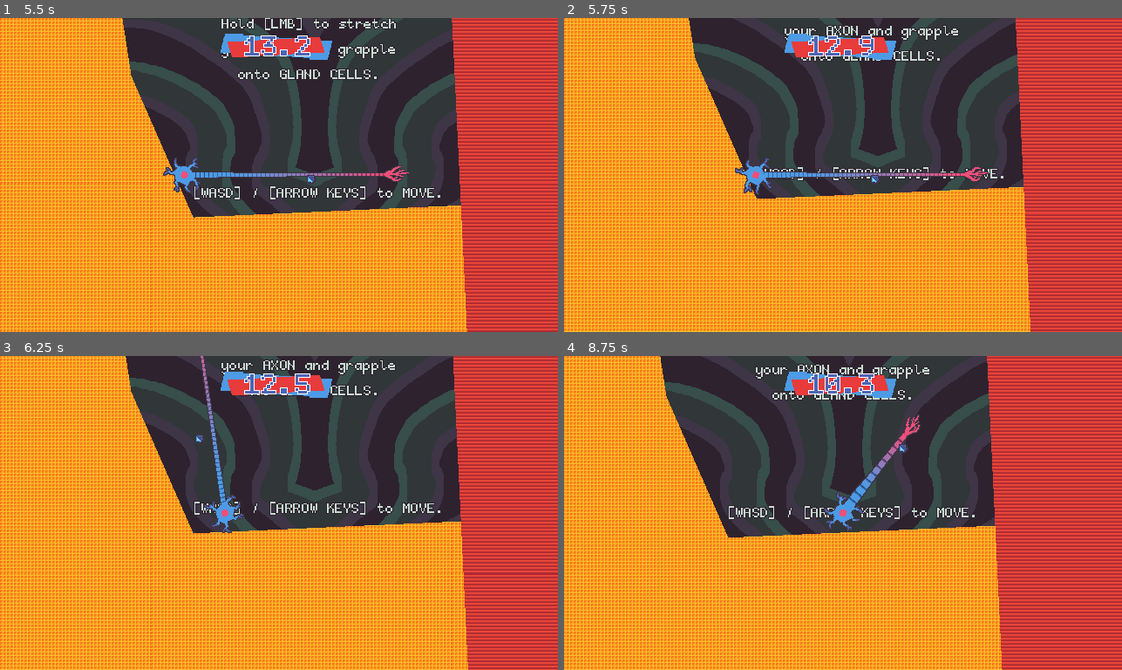
Above: before the commit, frames 1-4 (two rows, left to right).
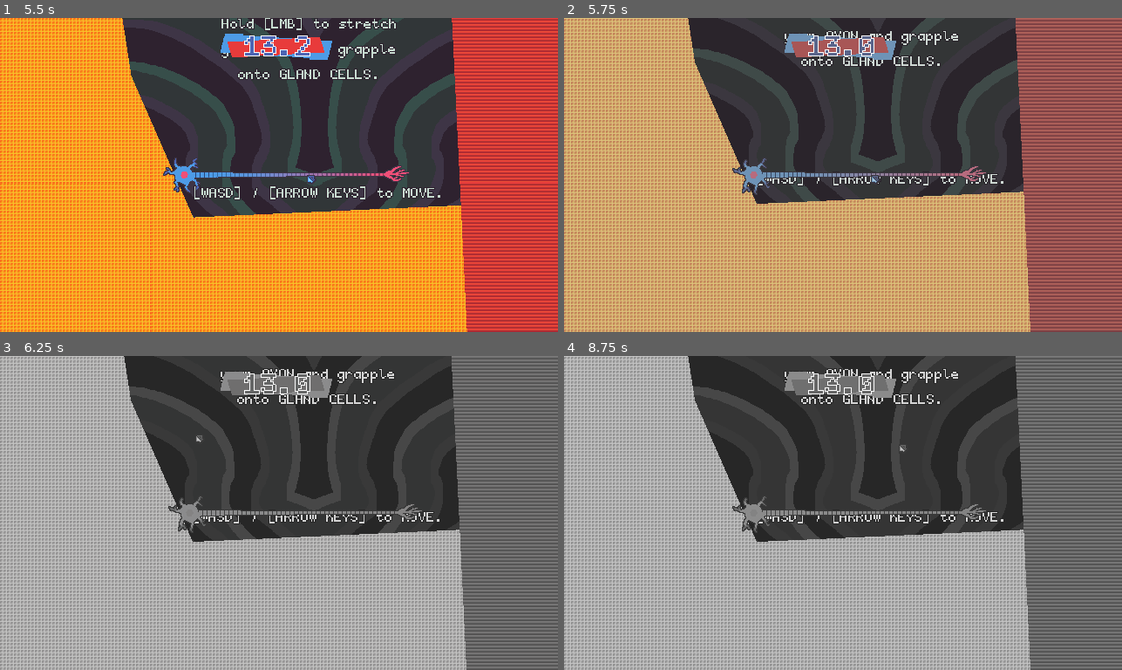
Above: after the commit, the same moments.

Repository: bnhrl/MomentumIsEverythingCountDown
Game: Godot game, scene res://Game/MainMenu/main_menu.tscn
Same seed, same stepped clock (60 frames per second), same inputs: the game is played once before the commit and once after it.
Inputs (mouse positions are in pixels of both pictures, inside the frame that each line leads up to):
- Up to frame 1 (5.5 s): tap F at 0.5 s; move the mouse to (267, 225) at 0.52 s; hold D (right) 0.53-1.28 s; click (267, 225) at 0.6 s; move the mouse to (66, 284) at 1.27 s; hold S (down) 1.28-2.03 s; click (66, 284) at 1.35 s; move the mouse to (474, 284) at 2.02 s; hold D (right) 2.03-2.78 s; click (474, 284) at 2.1 s; move the mouse to (306, 149) at 2.77 s; hold W (up) 2.78-3.53 s; click (306, 149) at 2.85 s; move the mouse to (446, 222) at 3.52 s; hold A (left) 3.53-5.03 s; click (446, 222) at 3.6 s; tap Escape (escape) at 4.15 s; move the mouse to (111, 127) at 4.27 s; click (111, 127) at 4.35 s; tap F4 (fullscreen) at 4.9 s; move the mouse to (306, 175) at 5.02 s; hold S (down) from 5.03 s (still down); click (306, 175) at 5.1 s
- Up to frame 2 (5.75 s): keep holding S (down); tap Tab (pause, bound only after the commit) at 5.65 s
- Up to frame 3 (6.25 s): move the mouse to (195, 434) at 5.77 s; release S (down) at 5.78 s; hold D (right) from 5.78 s (still down); click (195, 434) at 5.85 s
- Up to frame 4 (8.75 s): move the mouse to (965, 497) at 6.52 s; release D (right) at 6.53 s; hold W (up) 6.53-7.28 s; click (965, 497) at 6.6 s; move the mouse to (731, 528) at 7.27 s; hold D (right) 7.28-8.03 s; click (731, 528) at 7.35 s; move the mouse to (898, 443) at 8.02 s; hold S (down) from 8.03 s (still down); click (898, 443) at 8.1 s

Frame 1 is identical in both runs. In frame 2, 74% of the frame differs, in the area x 0-100%, y 0-100%; in frame 3, 76%; in frame 4, 81%.

Commit message:
Added pausing, made Easy Mode save & affect enemies & death pits, final level pass, added Rewatch Ending Cutscene button

Diff:
--- a/Game/DeathPits/death_pit.gd
+++ b/Game/DeathPits/death_pit.gd
@@ -9,6 +9,8 @@
 	refresh.call()
 
 	if Engine.is_editor_hint(): return
+
+	if PlayerManager.easy_mode: momentum_required *= 0.667
 	$FallArea/Collision.polygon = shrink_polygon(polygon, collider)
 
 func _process(_delta: float) -> void:
--- a/Game/Enemies/_Base/enemy.gd
+++ b/Game/Enemies/_Base/enemy.gd
@@ -2,9 +2,9 @@
 
 @onready var navigation_agent: NavigationAgent2D = $NavigationAgent
 
+@export var momentum_to_kill := 333.0
 @export_group("Movement")
 @export var speed := 3000.0
-@export var momentum_to_kill := 333.0
 @export var direction_smoothed := true
 @export var idle_movement := true
 @export var max_dist_from_origin := 150
@@ -12,6 +12,12 @@
 @export var blood_color := Color.WHITE
 
 var target: Node2D
+
+
+func _ready() -> void:
+	if PlayerManager.easy_mode:
+		speed *= 0.667
+		momentum_to_kill *= 0.667
 
 func _physics_process(delta: float) -> void:
 	_process_movement(delta)
--- a/Game/LevelSelect/level_select.gd
+++ b/Game/LevelSelect/level_select.gd
@@ -1,4 +1,5 @@
 class_name LevelSelect extends Control
+
 
 func _ready() -> void:
 	Data.save()
@@ -18,13 +19,15 @@
 	if PlayerManager.easy_mode:
 		$BtnMode.text = "Swap to Normal Mode"
 
+	if Scenes.current_level >= 13:
+		$BtnRewatch.show()
+
 func _on_btn_main_menu_pressed() -> void:
 	Scenes.swap_scene("Main Menu")
 
 func _on_btn_show_level_buttons_pressed() -> void:
 	for child in $LevelButtons.get_children():
 		child.show()
-
 
 func _on_btn_mode_pressed() -> void:
 	if PlayerManager.easy_mode:
@@ -34,3 +37,6 @@
 		PlayerManager.easy_mode = true
 		$BtnMode.text = "Swap to Normal Mode"
 	Data.save()
+
+func _on_btn_rewatch_pressed() -> void:
+	Scenes.swap_scene("Ending Cutscene")
--- a/Game/LevelSelect/level_select.tscn
+++ b/Game/LevelSelect/level_select.tscn
@@ -43,6 +43,16 @@
 offset_bottom = 334.0
 theme_override_colors/font_outline_color = Color(0.60784316, 0.67058825, 0.69803923, 1)
 text = "Swap to Easy Mode"
+
+[node name="BtnRewatch" parent="." unique_id=798336002 instance=ExtResource("2_eeebr")]
+visible = false
+layout_mode = 0
+offset_left = 199.0
+offset_top = 16.0
+offset_right = 442.0
+offset_bottom = 40.0
+theme_override_colors/font_outline_color = Color(0.60784316, 0.67058825, 0.69803923, 1)
+text = "Rewatch Ending Cutscene"
 
 [node name="LevelButtons" type="Node" parent="." unique_id=1856160715]
 
@@ -226,4 +236,5 @@
 
 [connection signal="pressed" from="BtnMainMenu" to="." method="_on_btn_main_menu_pressed"]
 [connection signal="pressed" from="BtnMode" to="." method="_on_btn_mode_pressed"]
+[connection signal="pressed" from="BtnRewatch" to="." method="_on_btn_rewatch_pressed"]
 [connection signal="pressed" from="BtnShowLevelButtons" to="." method="_on_btn_show_level_buttons_pressed"]
--- a/Game/Levels/Level12/level_12.tscn
+++ b/Game/Levels/Level12/level_12.tscn
@@ -284,7 +284,7 @@
 material = SubResource("ShaderMaterial_agtbp")
 position = Vector2(-4210, 959)
 scale = Vector2(21, 16.25)
-polygon = PackedVector2Array(3.90477, 3.6307678, 5, -1.1692314, 7.3333282, -9.661537, 13.238098, -20.8, 4.142853, -23.815384, 2.1904755, -18.76923, -0.7142792, -8.738461, -4.6666718, 0.79999924, -23.047623, -0.79999924, -10.809525, 3.5384598, 1.9523773, 7.4153824)
+polygon = PackedVector2Array(3.90477, 3.6307678, 5, -1.1692314, 7.3333282, -9.661537, 13.238098, -20.8, 4.142853, -23.815384, 2.1904755, -18.76923, -0.7142792, -8.738461, -4.6666718, 0.79999924, -23.047623, -0.79999924, -10.809525, 3.5384598, 0.5714264, 6.8923073)
 
 [node name="NavigationRegion" parent="." index="6" unique_id=517625210]
 navigation_polygon = SubResource("NavigationPolygon_mau5g")
@@ -300,7 +300,7 @@
 material = SubResource("ShaderMaterial_qs011")
 position = Vector2(-4258, 1122)
 scale = Vector2(16.3, 3.1666667)
-polygon = PackedVector2Array(-25.889557, -52.736816, 14.202438, -3.6315918, 13.128845, 23.684235, -28.098145, -22.736816)
+polygon = PackedVector2Array(-25.889557, -52.736816, 16.932526, 0, 14.233139, 26.21054, -28.098145, -22.736816)
 spin_speed = 0.0
 direction = 214.658
 
--- a/Game/MainMenu/main_menu.gd
+++ b/Game/MainMenu/main_menu.gd
@@ -17,9 +17,7 @@
 	add_child(credits)
 
 func _on_btn_quit_pressed() -> void:
+	Effects.obscure()
 	$BtnQuit/CanvasLayer/Clair.play()
-	$BtnQuit/CanvasLayer/Obscur.show()
-	var tween := create_tween()
-	tween.tween_property($BtnQuit/CanvasLayer/Obscur, "modulate:a", 1.0, 0.2).from(0.0)
 	await $BtnQuit/CanvasLayer/Clair.finished
 	get_tree().quit()
--- a/Game/MainMenu/main_menu.tscn
+++ b/Game/MainMenu/main_menu.tscn
@@ -3,7 +3,6 @@
 [ext_resource type="Script" uid="uid://psqqhskqcq2t" path="res://Game/MainMenu/main_menu.gd" id="1_2lp7i"]
 [ext_resource type="PackedScene" uid="uid://b8f2vxq8e2wo1" path="res://UI/Buttons/UIButton/ui_button.tscn" id="1_38cx4"]
 [ext_resource type="Texture2D" uid="uid://baodxxg4uk2ig" path="res://Game/MainMenu/background.png" id="3_5g5lb"]
-[ext_resource type="Shader" uid="uid://bxqrghscsqtx0" path="res://Assets/Shaders/obscur.gdshader" id="3_052h3"]
 [ext_resource type="AudioStream" uid="uid://d4a7d10skgb0n" path="res://Assets/Sounds/clair.wav" id="3_57bh4"]
 [ext_resource type="Texture2D" uid="uid://bj4ao8f456njj" path="res://Game/MainMenu/logo.png" id="5_052h3"]
 [ext_resource type="Shader" uid="uid://chwkgj0slhnlv" path="res://Assets/Shaders/wavy.gdshader" id="5_trxfs"]
@@ -23,9 +22,6 @@
 shader_parameter/wave_y = 50.0
 shader_parameter/ferocity = 0.02
 shader_parameter/speed = 1.0
-
-[sub_resource type="ShaderMaterial" id="ShaderMaterial_c6smh"]
-shader = ExtResource("3_052h3")
 
 [node name="MainMenu" type="Control" unique_id=1635845586]
 layout_mode = 3
@@ -89,12 +85,6 @@
 [node name="Clair" type="AudioStreamPlayer" parent="BtnQuit/CanvasLayer" unique_id=113390594]
 stream = ExtResource("3_57bh4")
 
-[node name="Obscur" type="ColorRect" parent="BtnQuit/CanvasLayer" unique_id=85738700]
-visible = false
-material = SubResource("ShaderMaterial_c6smh")
-offset_right = 640.0
-offset_bottom = 360.0
-
 [node name="FullscreenLabel" type="RichTextLabel" parent="." unique_id=1258388438]
 layout_mode = 0
 offset_right = 366.0
--- a/_Globals/Cursor/_Cursor.gd
+++ b/_Globals/Cursor/_Cursor.gd
@@ -5,6 +5,7 @@
 
 func _ready() -> void:
 	Input.mouse_mode = Input.MOUSE_MODE_HIDDEN
+	process_mode = Node.PROCESS_MODE_ALWAYS
 
 func _process(_delta: float) -> void:
 	cursor_object.global_position = cursor_object.get_global_mouse_position()
--- a/_Globals/Effects/_Effects.gd
+++ b/_Globals/Effects/_Effects.gd
@@ -12,6 +12,14 @@
 
 # Screen Effects
 func _process_screen_effects(delta: float) -> void:
+	if obscuring:
+		$EffectLayer2/Obscur.modulate.a = LerpHelper.lf($EffectLayer2/Obscur.modulate.a, 1.0, 9.0, delta)
+		$EffectLayer2/Obscur.mouse_filter = Control.MOUSE_FILTER_STOP
+	else:
+		$EffectLayer2/Obscur.modulate.a = LerpHelper.lf($EffectLayer2/Obscur.modulate.a, 0.0, 9.0, delta)
+		$EffectLayer2/Obscur.mouse_filter = Control.MOUSE_FILTER_IGNORE
+	if get_tree().paused: return
+
 	_brighten = LerpHelper.lf(_brighten, 0.0, 12.0, delta)
 
 	$EffectLayer0/Brighten.material.set_shader_parameter("mult", _brighten)
@@ -36,3 +44,10 @@
 func unintensify() -> void:
 	intensifying = false
 	$EffectLayer1/Intensify.hide()
+
+var obscuring := false
+func obscure() -> void:
+	obscuring = true
+
+func unobscure() -> void:
+	obscuring = false
--- a/_Globals/Effects/effects_layer.tscn
+++ b/_Globals/Effects/effects_layer.tscn
@@ -3,6 +3,10 @@
 [ext_resource type="Script" uid="uid://c15b4fbsq0j5v" path="res://_Globals/Effects/_Effects.gd" id="1_btiq3"]
 [ext_resource type="Shader" uid="uid://jbfxqqvwcrlx" path="res://Assets/Shaders/effect_intensify.gdshader" id="2_ubn7f"]
 [ext_resource type="Shader" uid="uid://dhtqxbym460ta" path="res://Assets/Shaders/effect_brighten.gdshader" id="3_2inh8"]
+[ext_resource type="Shader" uid="uid://bxqrghscsqtx0" path="res://Assets/Shaders/obscur.gdshader" id="4_2inh8"]
+
+[sub_resource type="ShaderMaterial" id="ShaderMaterial_esxch"]
+shader = ExtResource("4_2inh8")
 
 [sub_resource type="ShaderMaterial" id="ShaderMaterial_c6smh"]
 shader = ExtResource("2_ubn7f")
@@ -13,8 +17,18 @@
 shader_parameter/mult = 0.0
 
 [node name="EffectsLayer" type="CanvasLayer" unique_id=1427142918]
+process_mode = 3
 layer = 9
 script = ExtResource("1_btiq3")
+
+[node name="EffectLayer2" type="CanvasLayer" parent="." unique_id=1129677132]
+layer = 100
+
+[node name="Obscur" type="ColorRect" parent="EffectLayer2" unique_id=1321264766]
+modulate = Color(1, 1, 1, 0)
+material = SubResource("ShaderMaterial_esxch")
+offset_right = 640.0
+offset_bottom = 360.0
 
 [node name="EffectLayer1" type="CanvasLayer" parent="." unique_id=646894591]
 
--- a/_Globals/Scenes/_Scenes.gd
+++ b/_Globals/Scenes/_Scenes.gd
@@ -1,7 +1,17 @@
 extends CanvasLayer
 
 func _ready() -> void:
+	process_mode = Node.PROCESS_MODE_ALWAYS
 	_fade_out()
+
+func _process(_delta: float) -> void:
+	if Input.is_action_just_pressed("pause"):
+		if get_tree().paused:
+			get_tree().paused = false
+			Effects.unobscure()
+		else:
+			get_tree().paused = true
+			Effects.obscure()
 
 const SCENES: Dictionary[String, PackedScene] = {
 	"Main Menu":preload("uid://bd8qt04xi4h20"),
--- a/_Globals/_Data.gd
+++ b/_Globals/_Data.gd
@@ -9,8 +9,6 @@
 
 func _ready() -> void:
 	load_save()
-	Scenes.current_level = save_data.get("current_level", 1)
-	if save_data.get("fullscreen"): DisplayServer.window_set_mode(DisplayServer.WINDOW_MODE_FULLSCREEN)
 
 func load_save() -> void:
 	var save_file := FileAccess.open("user://save.exitoxicity", FileAccess.READ)
@@ -23,6 +21,9 @@
 		return
 	save_data = data
 	save_file.close()
+	Scenes.current_level = save_data.get("current_level", 1)
+	if save_data.get("fullscreen"): DisplayServer.window_set_mode(DisplayServer.WINDOW_MODE_FULLSCREEN)
+	PlayerManager.easy_mode = save_data.get("easy_mode")
 
 func save() -> void:
 	var fullscreen := false
--- a/project.godot
+++ b/project.godot
@@ -125,6 +125,11 @@
 "events": [Object(InputEventKey,"resource_local_to_scene":false,"resource_name":"","device":-1,"window_id":0,"alt_press …(192 unchanged characters)…
 ]
 }
+pause={
+"deadzone": 0.2,
+"events": [Object(InputEventKey,"resource_local_to_scene":false,"resource_name":"","device":-1,"window_id":0,"alt_pressed":false,"shift_pressed":false,"ctrl_pressed":false,"meta_pressed":false,"pressed":false,"keycode":0,"physical_keycode":4194306,"key_label":0,"unicode":0,"location":0,"echo":false,"script":null)
+]
+}
 
 [navigation]
 
Not shown, changed: export_presets.cfg
